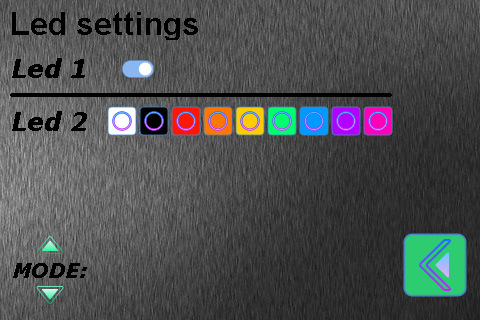
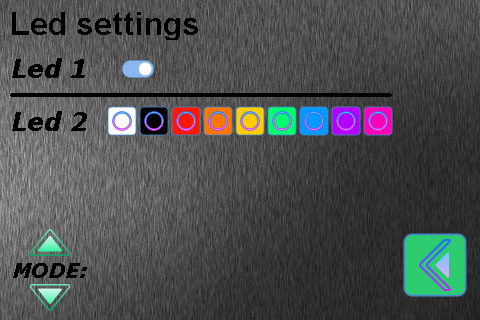
Comparing the layer stacks of the two 480x320 images. Changes:
renamed "arrow_up_pressed_x32.png" to "arrow_up_pressed_x48.png", painted on it over [29, 229, 71, 256]
renamed "arrow_down_pressed_x32.png" to "arrow_down_pressed_x48.png", painted on it over [29, 284, 71, 311]
